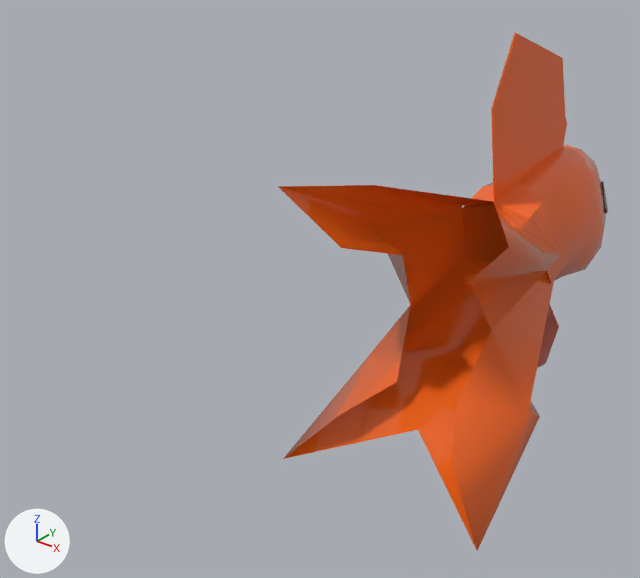
Two versions of the FBX model public/models/fbx/fish.fbx, one commit apart.
Before and after are seen from a 50 mm camera at (0.296, -1.718, 4.756) aimed at (0.163, -1.551, 4.652). Arrows for +X, +Y and +Z are at lower left; the lights stay in place. Where no turn or scale is listed for an object, it has been applied to the vertices.

Script lines for the objects in view, before the commit:
```python
me_mesh = bpy.data.meshes.new('Mesh')
me_mesh.from_pydata(...)  # 137 vertices, 214 faces; spans x -2.23..2.23, y -2.25..2.25, z -2.57..2.57
me_mesh.materials.append(mat_material__53)  # orange #f3671e
me_mesh_001 = bpy.data.meshes.new('Mesh.001')
me_mesh_001.from_pydata(...)  # 68 vertices, 128 faces; spans x -0.0087..0.0108, y 0.0675..0.0786, z -0.0125..-0.0014
me_mesh_001.materials.append(mat_02___default)  # black #0d0d0d
ob_fish = bpy.data.objects.new('fish', me_mesh)
ob_fish.parent = ob_group001
ob_fish.location = (-0.2, -0.584, 0.00272)
ob_fish.rotation_euler = (1.569, -0.00273, -2.434)  # degrees (90, -0.2, -139)
ob_object001 = bpy.data.objects.new('Object001', me_mesh_001)
ob_object001.location = (0.1844, -1.5054, 4.6582)
```
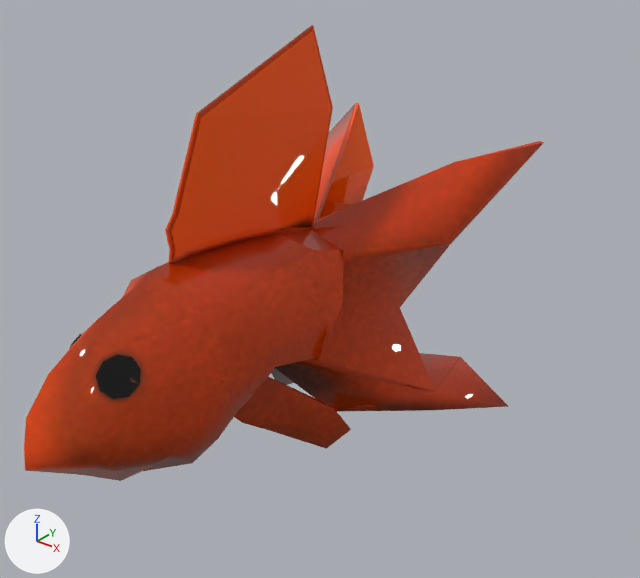
Where the change shows, as pixel boxes (x1, y1, x2, y2) in the pictures (640 x 578 px; the box of a moved part takes in the faces that stretch with it):
'fish', reshaped, moved, turned, rescaled
    before: (278, 33, 606, 551)
    after: (24, 25, 544, 481)
'Object001', deleted
    before: (601, 181, 608, 213)
part 1 of me_mesh, moved or reshaped
    before: (491, 33, 567, 203)
    after: (165, 25, 333, 263)
part 2 of me_mesh, rebuilt
    before: (278, 185, 561, 551)
    after: (271, 103, 544, 412)
part 3 of me_mesh, added (red)
    after: (24, 229, 344, 481)
part 4 of me_mesh, added (black)
    after: (96, 354, 141, 399)
part 5 of me_mesh, added (brown)
    after: (171, 30, 331, 259)
part 6 of me_mesh, added (brown)
    after: (234, 377, 351, 449)
part 7 of me_mesh, deleted (brown)
    before: (537, 304, 559, 368)
part 8 of me_mesh, deleted (brown)
    before: (461, 145, 606, 284)

The edits, one by one:
Picture 'fishDiffuseMap.jpg' (img_fishdiffusemap_jpg) is new.
Material '14 - Default' (mat_14___default) is new.
Its texture is img_fishdiffusemap_jpg.
Its roughness is 0.0.
me_mesh is used by ob_fish; parent ob_group001; location (-0.2, -0.584, 0.00272); rotation (1.569, -0.00273, -2.434), in degrees (90, -0.2, -139).
me_mesh had 137 vertices, 214 faces and spanned x -2.23..2.23, y -2.25..2.25, z -2.57..2.57.
me_mesh no longer uses material mat_material__53 (orange #f3671e).
me_mesh now has 386 vertices, 744 faces and spans x -1.1..1.39, y -2.23..3.41, z -2.31..2.26.
me_mesh part 1: the loose piece of 24 vertices spanning x -1.3..0.02, y 0.37..2.25, z -0.2..1.42 is multiplied about the mesh origin by the matrix ((-0.779, -0.012, -0.627), (-0.627, -0.02, 0.779), (-0.022, 1.0, 0.008)), in mat_14___default (picture img_fishdiffusemap_jpg).
me_mesh part 2: the loose piece of 37 vertices spanning x -0.97..2.23, y -2.25..0.98, z -2.57..0.83 is rebuilt with 74 vertices and now spans x -1.1..1.39, y -2.23..0.85, z -2.31..0.96, in mat_14___default (picture img_fishdiffusemap_jpg).
me_mesh part 3: a new loose piece of 116 vertices spanning x -0.44..0.71, y 0.06..3.41, z -1.22..0.66, in mat_14___default (picture img_fishdiffusemap_jpg).
me_mesh part 4: a new loose piece of 56 vertices spanning x -0.22..-0.04, y 2.51..2.83, z -0.11..0.22, in mat_14___default (picture img_fishdiffusemap_jpg).
me_mesh part 5: a new loose piece of 24 vertices spanning x 0.07..0.18, y -0.15..1.86, z 0.41..2.22, in mat_14___default (picture img_fishdiffusemap_jpg).
me_mesh part 6: a new loose piece of 18 vertices spanning x -0.59..0.07, y 0.32..1.43, z -1.7..-0.73, in mat_14___default (picture img_fishdiffusemap_jpg).
me_mesh part 7: the loose piece of 9 vertices spanning x -1.08..-0.85, y -1.7..-0.75, z -0.3..0.95 is deleted.
Part 8, on me_mesh:
58 vertices are removed from x -2.23..0.16, y -1.26..0.62, z -0.27..2.57.
106 faces are deleted.
me_mesh now uses material mat_14___default (picture img_fishdiffusemap_jpg).
Object 'Object001' (ob_object001) is deleted.
In object 'fish' (ob_fish), parent is no longer ob_group001.
Object 'fish' (ob_fish) moves from (-0.2, -0.584, 0.00272) to (0.172, -1.56, 4.665).
Object 'fish' (ob_fish) turns from (90, -0.2, -139) to (0, 0, 180) degrees about x, y and z.
Object 'fish' (ob_fish) is rescaled from (1.0, 1.0, 1.0) to (0.0254, 0.0254, 0.0254).
